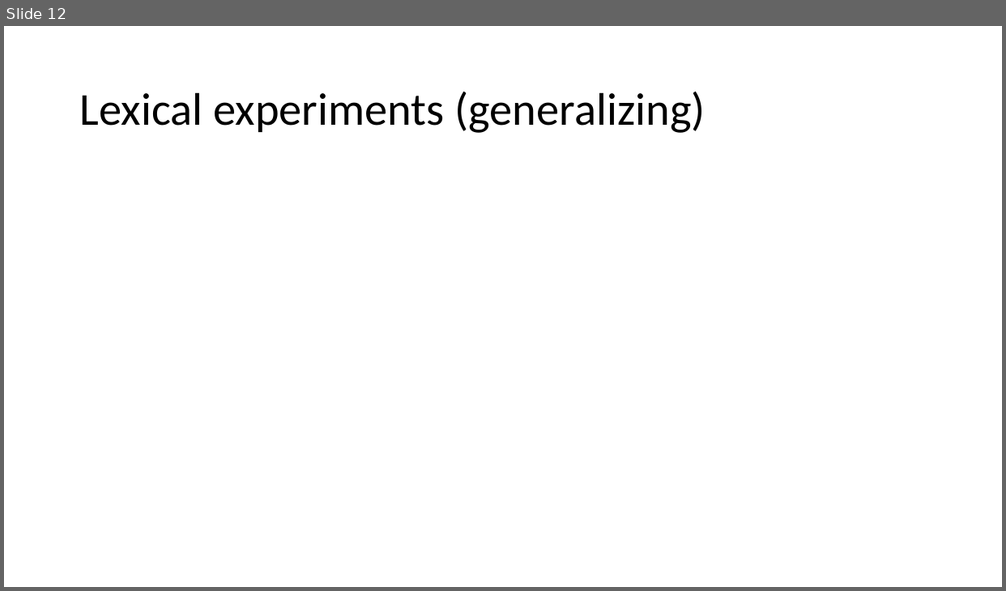
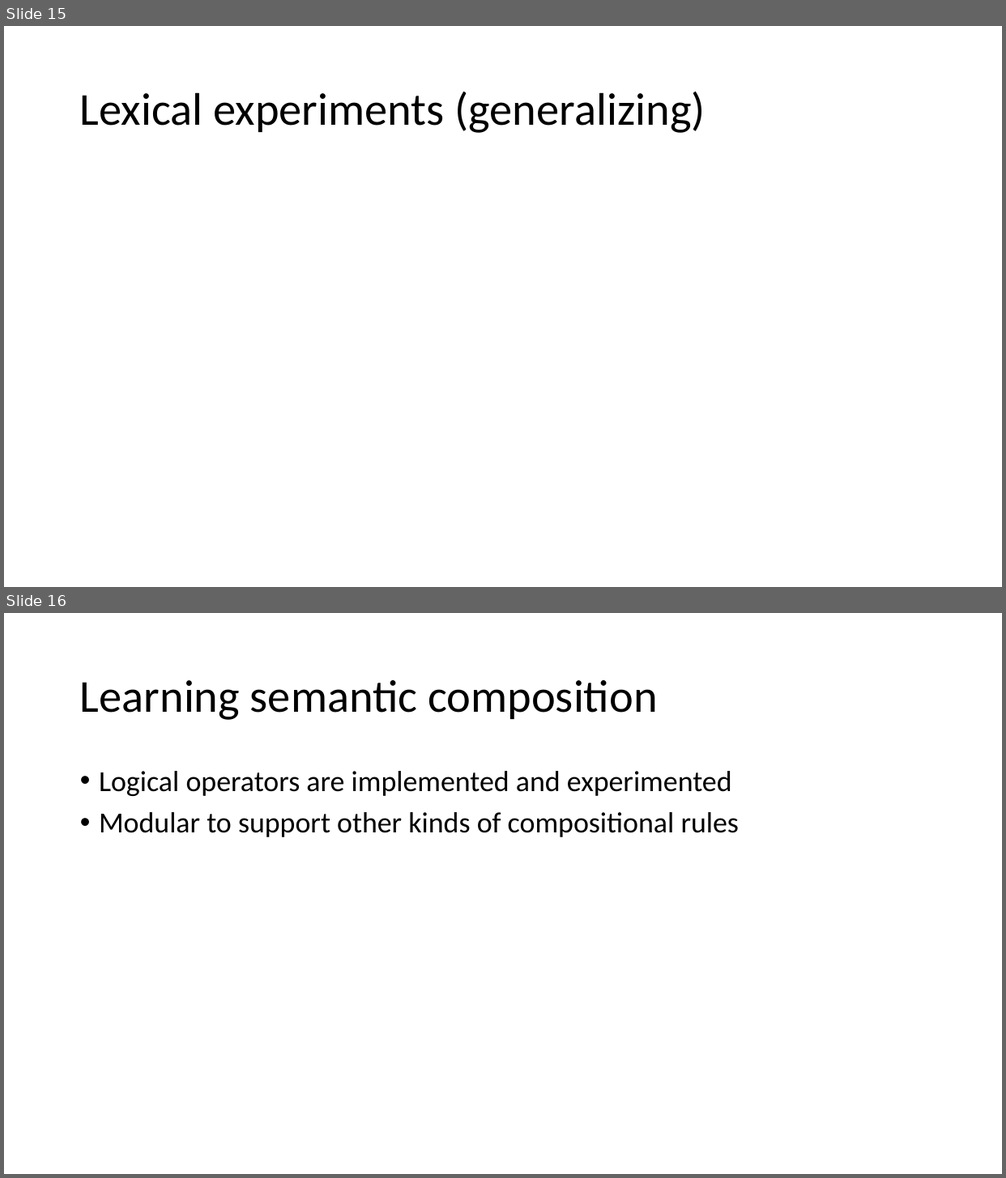
Before and after one commit to JsonFreeman/semppl, a slide deck: LabMeeting.pptx. Shown one above the other, each under a label of ours: slide 12 before the commit, slides 15 and 16 after it. The pictures are 1006x591 and 1006x1178 pixels, drawn with LibreOffice and Linux fonts; fonts in the diff are those of the drawing. Boxes give left, top, right and bottom in pixels: in the first picture for what was removed or moved away, otherwise in the second. Text is boxed around its words. In the diff, an @@ line names an element or a change of style, - is before the commit and + after.

```diff
--- a/LabMeeting.pptx
+++ b/LabMeeting.pptx
@@ slide 16 added at (4,613,1002,1174), background #FFFFFF @@
@@ title added at (80,680,657,720), 44 pt, text #000000 @@
+Learning semantic composition
@@ text added at (99,771,739,837), 28 pt, text #000000 @@
+• Logical operators are implemented and experimented
+• Modular to support other kinds of compositional rules
@@ what was slide 12 is now slide 15 @@
```
Also in this commit, not shown: 8 slides changed, 3 other slides added, 1 slide removed.
